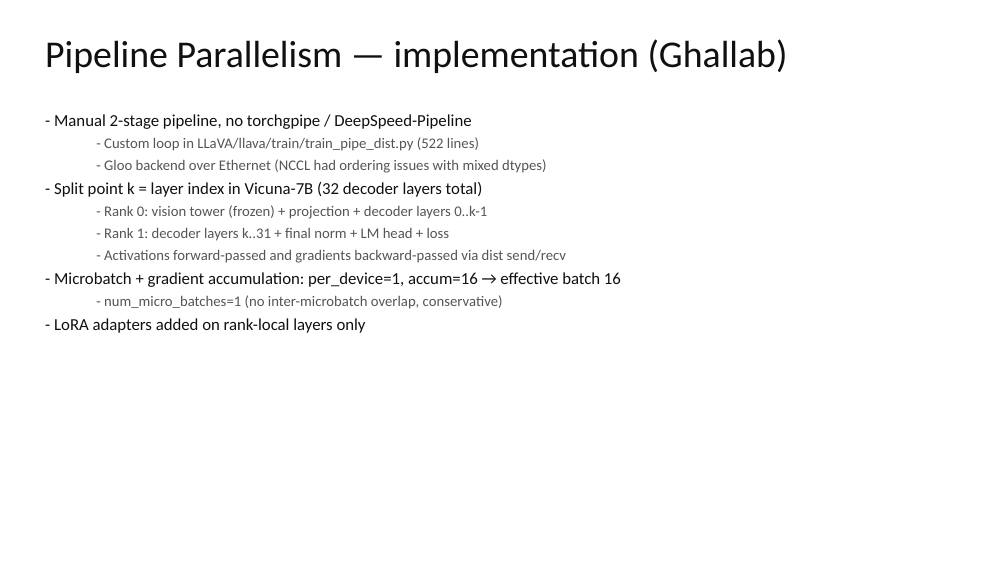
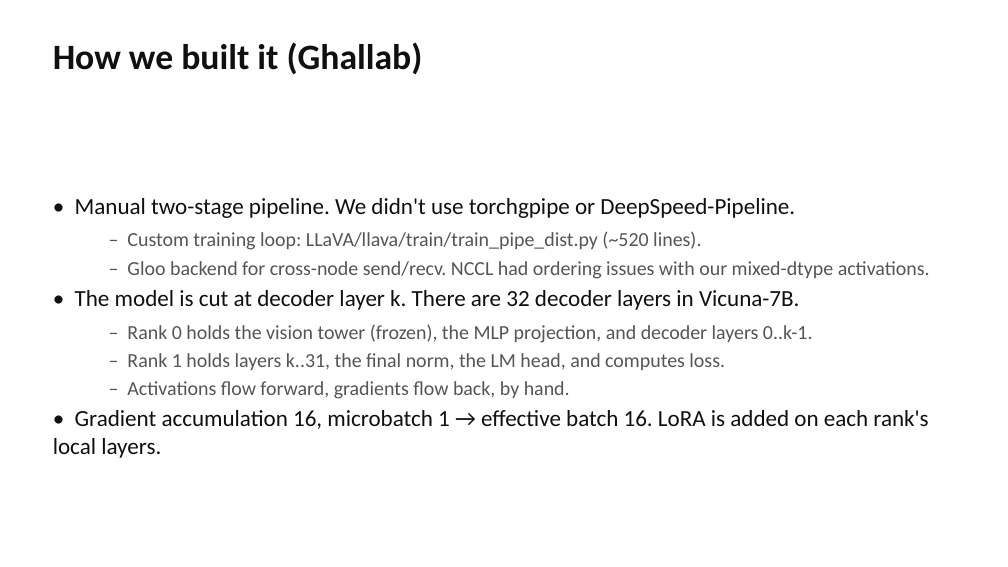
Before and after one commit to rassulmagauin/ml710, a slide deck: slide 10 of presentation/ML710_LLaVA_Parallelism.pptx. Drawn at 1008x567 pixels with LibreOffice and Linux fonts; fonts in the diff are those of the drawing. Boxes give left, top, right and bottom in pixels: in the first picture for what was removed or moved away, otherwise in the second. Text is boxed around its words. In the diff, an @@ line names an element or a change of style, - is before the commit and + after.

Commit message:
Rewrite presentation in a tighter voice; fix layout
Text changes:
- Replace bullet patterns like "X — explanation (Y)" with natural sentences
- Drop redundant section/subsection labels from titles ("Strategies compared",
  "ML task: LLaVA" etc) in favor of plainer ones ("What we compared",
  "The model: LLaVA")
- Shorten titles that were wrapping to two lines and clipping body content
  ("FSDP: PyTorch's take", "Statistical efficiency")
- Fewer nested sub-bullets; mix prose with bullets so slides don't read like
  a generated outline
- Vertical-anchor body text in the middle of each slide so layouts don't
  leave huge whitespace at the bottom

Layout changes:
- Bullets at 20-22pt (was 16), sub-bullets at 17-19pt
- Use real "•" / "–" bullet glyphs instead of leading dash characters
- One central plot per comparison slide (not bullets-on-left + chart-on-right)
  with a short italic takeaway under the title
- Result slides: bullets 6.4" wide, image 5.5" — no more overlap with the chart

Plot changes:
- Bar charts regenerated at 7.5x5 (was 8x4.5) so labels don't overflow
- Goodput split into 9a_goodput_per_sec.png and 9b_goodput_per_sample.png as
  separate single-panel plots; the merged 9_goodput.png is kept for the docs

```diff
--- a/presentation/ML710_LLaVA_Parallelism.pptx
+++ b/presentation/ML710_LLaVA_Parallelism.pptx
@@ text at bbox=[53, 42, 423, 75]: text changed; size 36 to 34 pt; bold on @@
-Pipeline Parallelism — implementation (Ghallab)
+How we built it (Ghallab)
@@ text "• Manual two-stage pipeline. We ..." at bbox=[53, 198, 930, 458]: vertical alignment top to middle @@
@@ text at bbox=[53, 198, 930, 458]: text changed; size 14 to 19 pt @@
-- Manual 2-stage pipeline, no torchgpipe / DeepSpeed-Pipeline
-  - Custom loop in LLaVA/llava/train/train_pipe_dist.py (522 lines)
-  - Gloo backend over Ethernet (NCCL had ordering issues with mixed dtypes)
-- Split point k = layer index in Vicuna-7B (32 decoder layers total)
-  - Rank 0: vision tower (frozen) + projection + decoder layers 0..k-1
-  - Rank 1: decoder layers k..31 + final norm + LM head + loss
-  - Activations forward-passed and gradients backward-passed via dist send/recv
-- Microbatch + gradient accumulation: per_device=1, accum=16 → effective batch 16
-  - num_micro_batches=1 (no inter-microbatch overlap, conservative)
-- LoRA adapters added on rank-local layers only
+• Manual two-stage pipeline. We didn't use torchgpipe or DeepSpeed-Pipeline.
+  – Custom training loop: LLaVA/llava/train/train_pipe_dist.py (~520 lines).
+  – Gloo backend for cross-node send/recv. NCCL had ordering issues with our mixed-dtype activations.
+• The model is cut at decoder layer k. There are 32 decoder layers in Vicuna-7B.
+  – Rank 0 holds the vision tower (frozen), the MLP projection, and decoder layers 0..k-1.
+  – Rank 1 holds layers k..31, the final norm, the LM head, and computes loss.
+  – Activations flow forward, gradients flow back, by hand.
+• Gradient accumulation 16, microbatch 1 → effective batch 16. LoRA is added on each rank's local layers.
```
Also in this commit, not shown: 19 other slides changed, 10 slides added, 10 slides removed, 10 other files.
